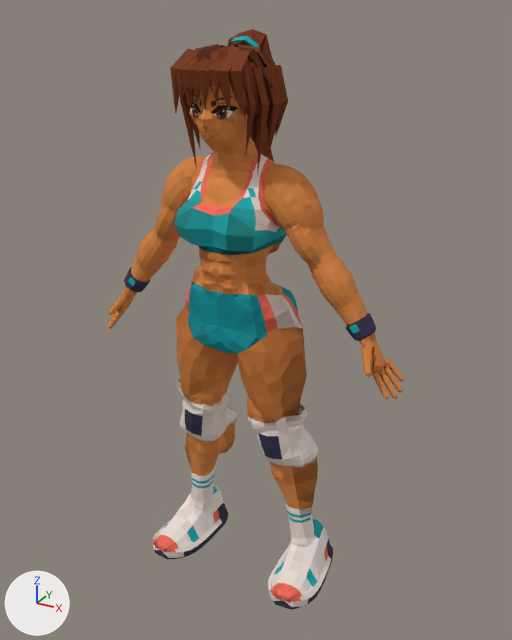
Before and after pictures for a commit that changed the Blender file v3/export/atleta.blend.
One viewpoint serves both versions: a 50 mm lens placed at (1.012, -1.758, 1.816), pointed at (0.016, 0.053, 0.91). The lights are fixed; the arrows at lower left show +X, +Y and +Z. The picture after the commit comes second.

Names of what the first picture shows: 'Atleta'.
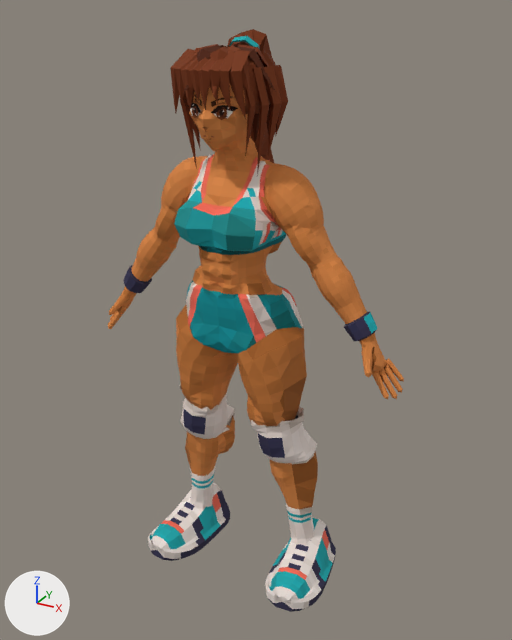
Changed parts and their boxes [x1, y1, x2, y2] in the pictures (512 x 640 px; the box of a moved part takes in the faces that stretch with it):
'Atleta', reshaped: before [108, 29, 404, 609]; after [108, 29, 404, 612]
part 1 of me_atleta, moved or reshaped: before [152, 484, 333, 609]; after [148, 483, 336, 612]
part 2 of me_atleta, moved or reshaped: before [177, 380, 318, 467]; after [179, 382, 317, 464]
part 3 of me_atleta, moved or reshaped: before [112, 150, 397, 397]; after [112, 155, 397, 397]

The change, as a diff of the scene's bpy script:
```diff
--- a/v3/export/atleta.blend.py
+++ b/v3/export/atleta.blend.py
@@ me_atleta @@
 # used by ob_atleta; location = (0.0, 0.0, 0.0)
-me_atleta.from_pydata(...)  # 5150 vertices, 5638 faces; spans x -0.52..0.52, y -0.22..0.28, z 0.0..1.76
+me_atleta.from_pydata(...)  # 5423 vertices, 5915 faces; spans x -0.52..0.52, y -0.22..0.28, z 0.0..1.76
+# me_atleta part 1: 192 vertices moved from x -0.32..0.32, y -0.14..0.15, z 0.0..0.16 to x -0.33..0.33, y -0.14..0.16, z 0.0..0.17; 180 vertices removed from x -0.31..0.31, y -0.18..0.11, z 0.0..0.17; 360 vertices added at x -0.33..0.33, y -0.19..0.11, z 0.0..0.17
+# me_atleta part 2: 2 vertices moved within x -0.17..0.17, y 0.05, z 0.61; 264 vertices removed from x -0.26..0.26, y -0.11..0.12, z 0.46..0.68; 286 vertices added at x -0.25..0.25, y -0.1..0.12, z 0.47..0.67
+# me_atleta part 3: 39 vertices moved from x -0.46..0.48, y -0.11..0.09, z 0.87..1.43 to x -0.46..0.48, y -0.11..0.1, z 0.87..1.43; 178 vertices removed from x -0.47..0.47, y -0.12..0.08, z 0.86..1.45; 249 vertices added at x -0.47..0.47, y -0.14..0.1, z 0.85..1.44
 me_atleta.materials.append(mat_atleta_mat)
```
